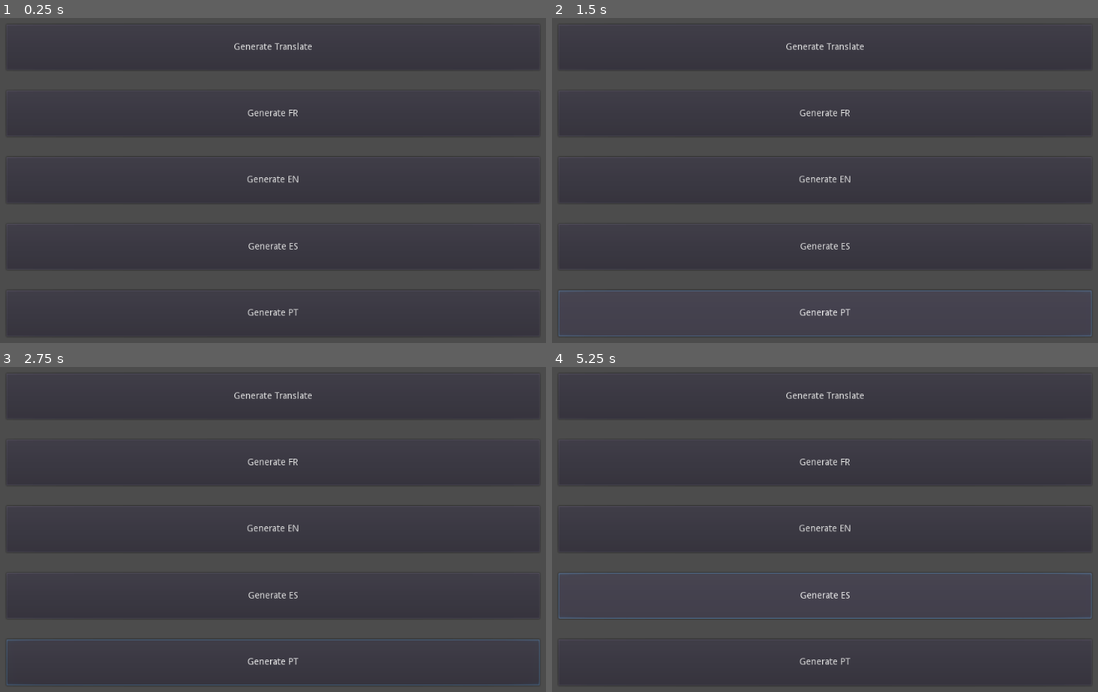
Above: before the commit, frames 1-4 (two rows, left to right).
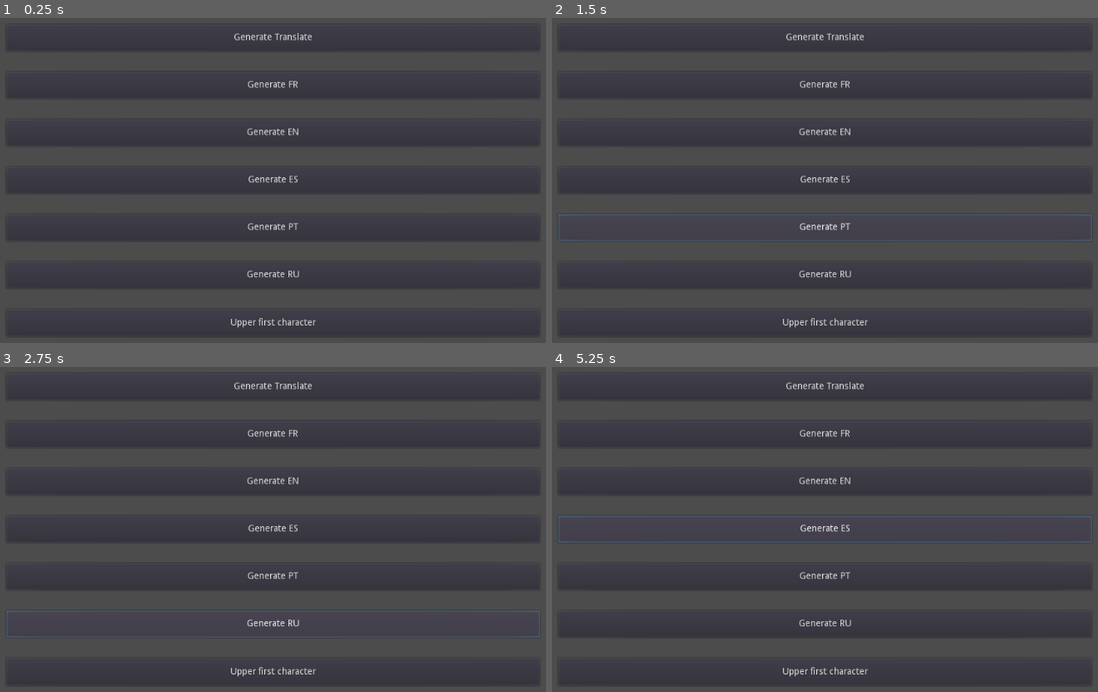
Above: after the commit, the same moments.

Repository: gargamal/godot_translate
Game: Godot game, scene res://translate.tscn
Two runs of this game, one before a commit and one after it. Both use one fixed random seed, a clock stepped at 60 frames per second and the inputs below.
Inputs (mouse positions are in pixels of both pictures, inside the frame that each line leads up to):
- Up to frame 1 (0.25 s): no input
- Up to frame 2 (1.5 s): click "Generate Translate" at 0.5 s; click "Generate PT" at 1.25 s
- Up to frame 3 (2.75 s): click (273, 623) at 2 s, where only the run after the commit has a clickable "Generate RU"
- Up to frame 4 (5.25 s): click (825, 672) at 2.75 s, where only the run after the commit has a clickable "Upper first character"; click "Generate FR" at 3.5 s; click "Generate EN" at 4.25 s; click "Generate ES" at 5 s

The runs differ from the first frame. In frame 1, 1.9% of the frame differs, in the area x 5-95%, y 4-96%; in frame 2, 3.0%; in frame 3, 3.0%; in frame 4, 3.1%, in the area x 1-99%, y 4-96%.
Error before the commit: Invalid get index 'language' (on base: 'Dictionary'). (res://translate.gd:84)
Error after the commit: Invalid get index 'language' (on base: 'Dictionary'). (res://translate.gd:92)

Commit message:
up : add russian translate

Diff:
--- a/translate.gd
+++ b/translate.gd
@@ -6,6 +6,7 @@
 export(String) var path_en_translate_file :String = "res://translate/translate_en.csv"
 export(String) var path_es_translate_file :String = "res://translate/translate_es.csv"
 export(String) var path_pt_translate_file :String = "res://translate/translate_pt.csv"
+export(String) var path_ru_translate_file :String = "res://translate/translate_ru.csv"
 
 
 var all_translates :Dictionary
@@ -17,6 +18,7 @@
 		{"counrty": "EN", "translates": open_translate_one_file(path_en_translate_file)},
 		{"counrty": "ES", "translates": open_translate_one_file(path_es_translate_file)},
 		{"counrty": "PT", "translates": open_translate_one_file(path_pt_translate_file)},
+		{"counrty": "RU", "translates": open_translate_one_file(path_ru_translate_file)},
 	]
 
 	var all_translate :Dictionary = { "language": [] }
@@ -69,6 +71,12 @@
 	save_langue(path_pt_translate_file, langue_list)
 
 
+func _on_generate_ru_pressed():
+	open_translate_file()
+	var langue_list :Array = create_object_langue("RU")
+	save_langue(path_ru_translate_file, langue_list)
+
+
 func open_translate_file():
 	if all_translates.empty():
 		var file = File.new()
@@ -119,3 +127,17 @@
 			translate_one_file.append({"key": file_elt[0], "translate": file_elt[1]})
 
 	return translate_one_file
+
+
+func _on_first_letter_upper_pressed():
+	open_translate_file()
+
+	for translates in all_translates.language:
+		for line in translates.translate:
+			line.word = line.word.substr(0,1).to_upper() + line.word.substr(1)
+
+	var file_save :File = File.new()
+	var err_save :int = file_save.open("user://translate_new.json", File.WRITE)
+	if err_save == OK:
+		file_save.store_line(to_json(all_translates))
+		file_save.close()
--- a/translate.tscn
+++ b/translate.tscn
@@ -4,6 +4,7 @@
 
 [node name="translate" type="CanvasLayer"]
 script = ExtResource( 1 )
+path_translate_file = "user://translate.json"
 
 [node name="cont" type="VBoxContainer" parent="."]
 anchor_left = 0.1
@@ -16,45 +17,63 @@
 
 [node name="generate_translate" type="Button" parent="cont"]
 margin_right = 819.0
-margin_bottom = 70.0
+margin_bottom = 41.0
 size_flags_horizontal = 3
 size_flags_vertical = 3
 text = "Generate Translate"
 
 [node name="generate_fr" type="Button" parent="cont"]
-margin_top = 102.0
+margin_top = 73.0
 margin_right = 819.0
-margin_bottom = 172.0
+margin_bottom = 114.0
 size_flags_horizontal = 3
 size_flags_vertical = 3
 text = "Generate FR"
 
 [node name="generate_en" type="Button" parent="cont"]
-margin_top = 204.0
+margin_top = 146.0
 margin_right = 819.0
-margin_bottom = 275.0
+margin_bottom = 187.0
 size_flags_horizontal = 3
 size_flags_vertical = 3
 text = "Generate EN"
 
 [node name="generate_es" type="Button" parent="cont"]
-margin_top = 307.0
+margin_top = 219.0
 margin_right = 819.0
-margin_bottom = 377.0
+margin_bottom = 260.0
 size_flags_horizontal = 3
 size_flags_vertical = 3
 text = "Generate ES"
 
 [node name="generate_pt" type="Button" parent="cont"]
-margin_top = 409.0
+margin_top = 292.0
+margin_right = 819.0
+margin_bottom = 333.0
+size_flags_horizontal = 3
+size_flags_vertical = 3
+text = "Generate PT"
+
+[node name="generate_ru" type="Button" parent="cont"]
+margin_top = 365.0
+margin_right = 819.0
+margin_bottom = 406.0
+size_flags_horizontal = 3
+size_flags_vertical = 3
+text = "Generate RU"
+
+[node name="first_letter_upper" type="Button" parent="cont"]
+margin_top = 438.0
 margin_right = 819.0
 margin_bottom = 480.0
 size_flags_horizontal = 3
 size_flags_vertical = 3
-text = "Generate PT"
+text = "Upper first character"
 
 [connection signal="pressed" from="cont/generate_translate" to="." method="_on_generate_translate_pressed"]
 [connection signal="pressed" from="cont/generate_fr" to="." method="_on_generate_fr_pressed"]
 [connection signal="pressed" from="cont/generate_en" to="." method="_on_generate_en_pressed"]
 [connection signal="pressed" from="cont/generate_es" to="." method="_on_generate_es_pressed"]
 [connection signal="pressed" from="cont/generate_pt" to="." method="_on_generate_pt_pressed"]
+[connection signal="pressed" from="cont/generate_ru" to="." method="_on_generate_ru_pressed"]
+[connection signal="pressed" from="cont/first_letter_upper" to="." method="_on_first_letter_upper_pressed"]
Not shown, removed: translate.json
